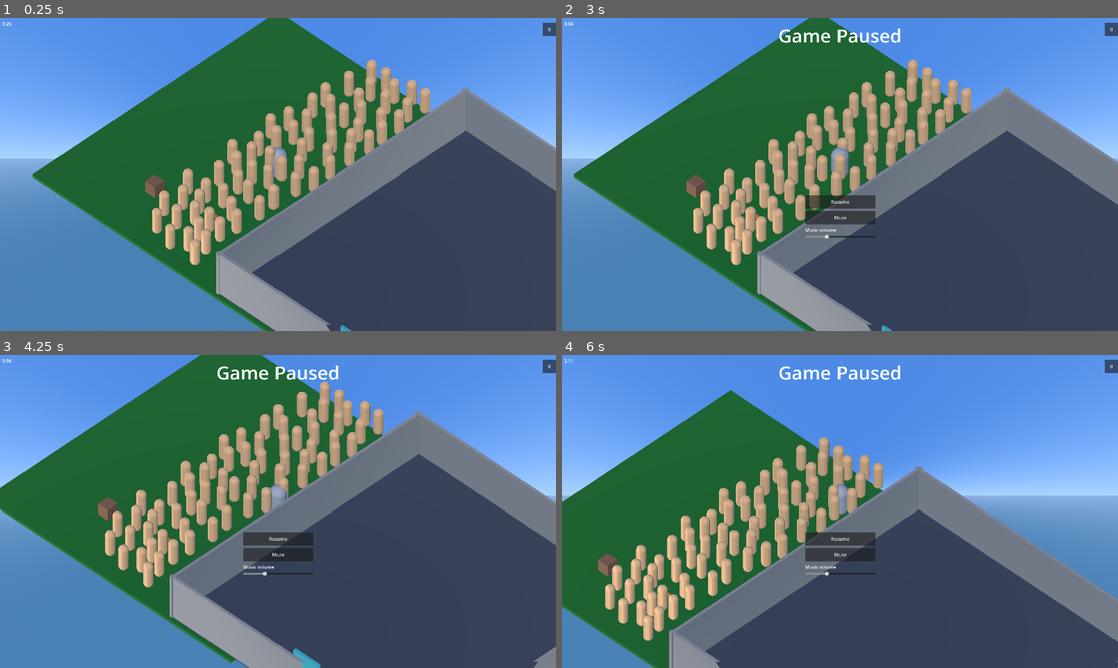
Above: before the commit, frames 1-4 (two rows, left to right).
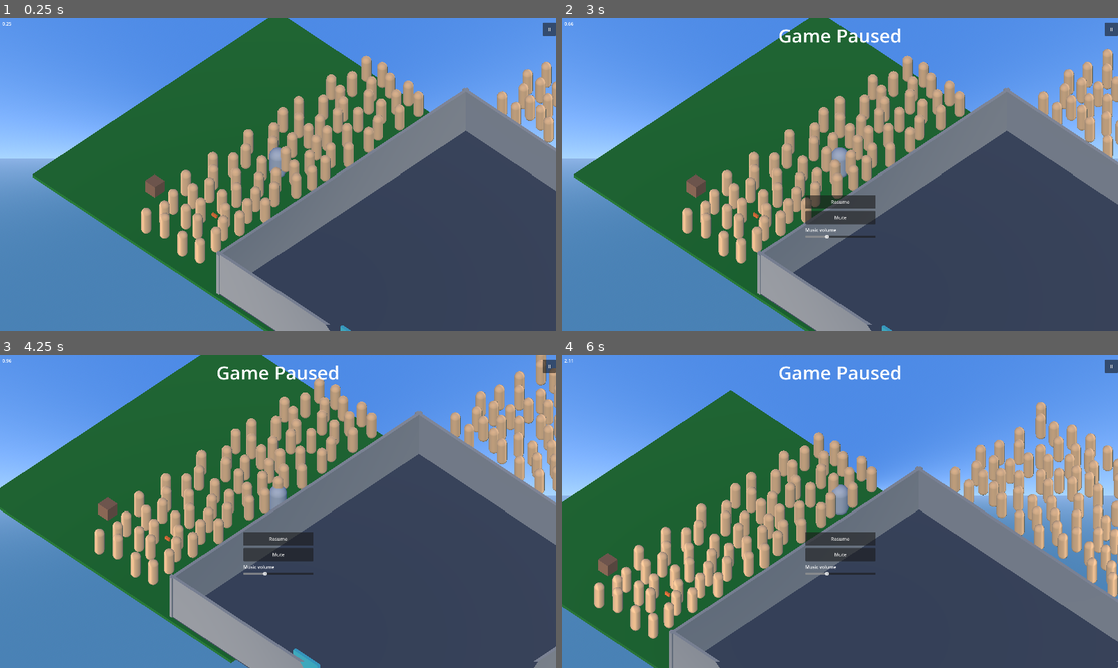
Above: after the commit, the same moments.

Repository: allemansratten/bigmode-2026
Game: Godot game, scene res://scenes/Game.tscn
The game is run twice, just before and just after one commit, with the same random seed, the same clock (stepped at 60 frames per second) and the same inputs. Sound files missing from this copy of the repository are replaced by a short silence.
Inputs (mouse positions are in pixels of both pictures, inside the frame that each line leads up to):
- Up to frame 1 (0.25 s): no input
- Up to frame 2 (3 s): click "II" at 0.5 s; click "Resume" at 1.25 s; click "Mute" at 2 s; tap Enter at 2.75 s; move the mouse to (962, 158) at 2.77 s; hold D (move_right) from 2.78 s (still down); tap Space (dash) at 2.85 s
- Up to frame 3 (4.25 s): tap U (increase_excitement) at 3.05, 3.6 s; tap Space (dash) at 3.5, 3.8 s; move the mouse to (166, 527) at 3.52 s; release D (move_right) at 3.53 s; hold S (move_back) from 3.53 s (still down)
- Up to frame 4 (6 s): tap Enter at 4.25 s; move the mouse to (895, 442) at 4.27 s; release S (move_back) at 4.28 s; press the mouse at (895, 442) at 4.28 s; hold D (move_right) 4.28-5.03 s; tap U (increase_excitement) at 4.55 s; move the mouse to (812, 574) at 5.02 s; release the mouse at (812, 574) at 5.03 s; hold W (move_forward) 5.03-5.78 s; right-click (812, 574) at 5.1 s; tap Space (dash) at 5.3, 5.75, 5.85 s; move the mouse to (1006, 558) at 5.77 s; hold A (move_left) from 5.78 s (still down)

The runs differ from the first frame. In frame 1, 9.7% of the frame differs, in the area x 25-100%, y 12-79%; in frame 2, 11%; in frame 3, 12%; in frame 4, 16%, in the area x 5-100%, y 14-92%.

Commit message:
Minor refactors and tweaks

Diff:
--- a/project.godot
+++ b/project.godot
@@ -68,6 +68,17 @@
 "events": [Object(InputEventKey,"resource_local_to_scene":false,"resource_name":"","device":-1,"window_id":0,"alt_press …(190 unchanged characters)…
 ]
 }
+dash={
+"deadzone": 0.5,
+"events": [Object(InputEventKey,"resource_local_to_scene":false,"resource_name":"","device":-1,"window_id":0,"alt_pressed":false,"shift_pressed":false,"ctrl_pressed":false,"meta_pressed":false,"pressed":false,"keycode":32,"physical_keycode":0,"key_label":0,"unicode":0,"location":0,"echo":false,"script":null)
+, Object(InputEventKey,"resource_local_to_scene":false,"resource_name":"","device":-1,"window_id":0,"alt_pressed":false,"shift_pressed":false,"ctrl_pressed":false,"meta_pressed":false,"pressed":false,"keycode":4194325,"physical_keycode":0,"key_label":0,"unicode":0,"location":0,"echo":false,"script":null)
+]
+}
+increase_excitement={
+"deadzone": 0.5,
+"events": [Object(InputEventKey,"resource_local_to_scene":false,"resource_name":"","device":-1,"window_id":0,"alt_pressed":false,"shift_pressed":false,"ctrl_pressed":false,"meta_pressed":false,"pressed":false,"keycode":85,"physical_keycode":0,"key_label":0,"unicode":0,"location":0,"echo":false,"script":null)
+]
+}
 attack_melee={
 "deadzone": 0.5,
 "events": [Object(InputEventMouseButton,"resource_local_to_scene":false,"resource_name":"","device":-1,"window_id":0,"a …(253 unchanged characters)…
@@ -76,16 +87,6 @@
 attack_ranged={
 "deadzone": 0.5,
 "events": [Object(InputEventMouseButton,"resource_local_to_scene":false,"resource_name":"","device":-1,"window_id":0,"a …(253 unchanged characters)…
-]
-}
-dash={
-"deadzone": 0.5,
-"events": [Object(InputEventKey,"resource_local_to_scene":false,"resource_name":"","device":-1,"window_id":0,"alt_pressed":false,"shift_pressed":false,"ctrl_pressed":false,"meta_pressed":false,"pressed":false,"keycode":32,"physical_keycode":0,"key_label":0,"unicode":0,"location":0,"echo":false,"script":null), Object(InputEventKey,"resource_local_to_scene":false,"resource_name":"","device":-1,"window_id":0,"alt_pressed":false,"shift_pressed":false,"ctrl_pressed":false,"meta_pressed":false,"pressed":false,"keycode":4194325,"physical_keycode":0,"key_label":0,"unicode":0,"location":0,"echo":false,"script":null)
-]
-}
-increase_excitement={
-"deadzone": 0.5,
-"events": [Object(InputEventKey,"resource_local_to_scene":false,"resource_name":"","device":-1,"window_id":0,"alt_pressed":false,"shift_pressed":false,"ctrl_pressed":false,"meta_pressed":false,"pressed":false,"keycode":85,"physical_keycode":0,"key_label":0,"unicode":0,"location":0,"echo":false,"script":null)
 ]
 }
 
--- a/scenes/items/Brick.tscn
+++ b/scenes/items/Brick.tscn
@@ -18,39 +18,33 @@
 [sub_resource type="BoxShape3D" id="BoxShape3D_pickup_area"]
 size = Vector3(0.6, 0.5, 0.4)
 
-[node name="Brick" type="RigidBody3D"]
-collision_layer = 1
+[node name="Brick" type="RigidBody3D" unique_id=1481652315]
 collision_mask = 9
 
-[node name="CollisionShape3D" type="CollisionShape3D" parent="."]
-transform = Transform3D(1, 0, 0, 0, 1, 0, 0, 0, 1, 0, 0, 0)
+[node name="CollisionShape3D" type="CollisionShape3D" parent="." unique_id=434748579]
 shape = SubResource("BoxShape3D_brick")
 
-[node name="MeshInstance3D" type="MeshInstance3D" parent="."]
+[node name="MeshInstance3D" type="MeshInstance3D" parent="." unique_id=633690033]
 mesh = SubResource("BoxMesh_brick")
 
-[node name="PickupableBehaviour" type="Area3D" parent="."]
+[node name="PickupableBehaviour" type="Area3D" parent="." unique_id=1706198937]
 collision_layer = 0
-collision_mask = 1
 script = ExtResource("1_pickup")
 
-[node name="CollisionShape3D" type="CollisionShape3D" parent="PickupableBehaviour"]
-transform = Transform3D(1, 0, 0, 0, 1, 0, 0, 0, 1, 0, 0, 0)
+[node name="CollisionShape3D" type="CollisionShape3D" parent="PickupableBehaviour" unique_id=110953912]
 shape = SubResource("BoxShape3D_pickup_area")
 
-[node name="ThrowableBehaviour" type="Node" parent="."]
+[node name="ThrowableBehaviour" type="Node" parent="." unique_id=120608837]
 script = ExtResource("2_throw")
 
-[node name="SpawnableBehaviour" type="Node" parent="."]
+[node name="SpawnableBehaviour" type="Node" parent="." unique_id=1673821538]
 script = ExtResource("3_spawnable")
 categories = Array[int]([0, 10, 20, 24])
-spawn_weight = 1.0
 
-[node name="MeleeWeaponBehaviour" type="Node" parent="."]
+[node name="MeleeWeaponBehaviour" type="Node" parent="." unique_id=1349602546]
 script = ExtResource("4_weapon")
+swing_range = 2.0
+knockback_force = 8.0
 max_durability = 50
 damage = 15.0
 attack_cooldown = 0.8
-swing_range = 2.0
-swing_angle = 90.0
-knockback_force = 8.0
--- a/scenes/rooms/ExampleRoom.tscn
+++ b/scenes/rooms/ExampleRoom.tscn
@@ -4,8 +4,8 @@
 [ext_resource type="Script" uid="uid://yhnq5bvgu0a" path="res://scripts/rooms/item_spawning_manager.gd" id="2_spawning"]
 [ext_resource type="PackedScene" path="res://scenes/ItemSpawnPoint.tscn" id="4_spawn_point"]
 [ext_resource type="PackedScene" path="res://scenes/ItemThrowTarget.tscn" id="5_throw_target"]
-[ext_resource type="PackedScene" uid="uid://crowd_manager_001" path="res://scenes/CrowdManager.tscn" id="6_manager"]
-[ext_resource type="PackedScene" path="res://scenes/PeopleSpawner.tscn" id="7_spawner"]
+[ext_resource type="PackedScene" path="res://scenes/crowd/CrowdManager.tscn" id="6_manager"]
+[ext_resource type="PackedScene" path="res://scenes/crowd/PeopleSpawner.tscn" id="7_spawner"]
 
 [sub_resource type="BoxShape3D" id="BoxShape3D_floor"]
 size = Vector3(20, 0.2, 20)
@@ -117,8 +117,12 @@
 [node name="ThrowTarget5" parent="ItemSpawningManager" unique_id=602858523 instance=ExtResource("5_throw_target")]
 transform = Transform3D(1, 0, 0, 0, 1, 0, 0, 0, 1, 0, 0.5, 6)
 
-[node name="CrowdManager" parent="." instance=ExtResource("6_manager")]
+[node name="CrowdManager" parent="." unique_id=960782602 instance=ExtResource("6_manager")]
 
-[node name="SpawnZoneWest" parent="CrowdManager" unique_id=1388655268 instance=ExtResource("7_spawner")]
+[node name="PeopleSpawnerWest" parent="CrowdManager" unique_id=1388655268 instance=ExtResource("7_spawner")]
 transform = Transform3D(1, 0, 0, 0, 1, 0, 0, 0, 1, -14.887893, 0, 0)
 spawn_area_size = Vector2(5.0183067, 18.764166)
+
+[node name="PeopleSpawnerNorth" parent="CrowdManager" unique_id=754786613 instance=ExtResource("7_spawner")]
+transform = Transform3D(1, 0, 0, 0, 1, 0, 0, 0, 1, 0.13179779, 0.15661716, -15.888239)
+spawn_area_size = Vector2(19.693493, 7.7934)
Renamed: scenes/CrowdManager.tscn -> scenes/crowd/CrowdManager.tscn
Renamed: scenes/PeopleSpawner.tscn -> scenes/crowd/PeopleSpawner.tscn
Not shown: 1 places in scenes/items/Brick.tscn that only renumber resources
